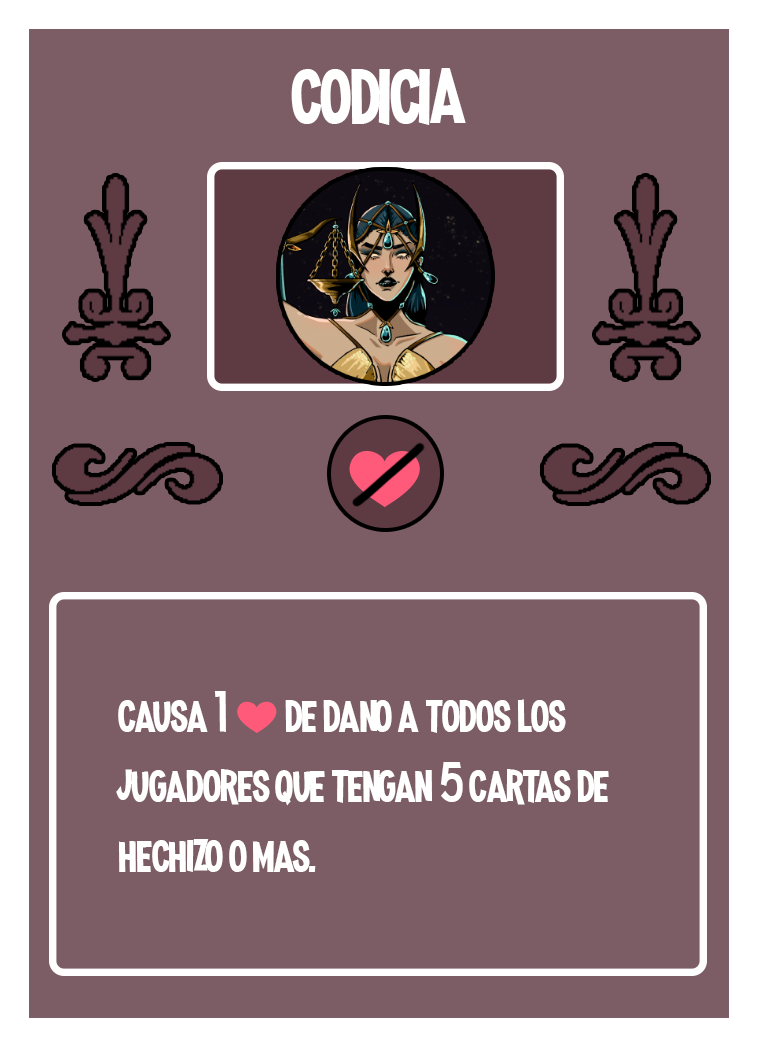
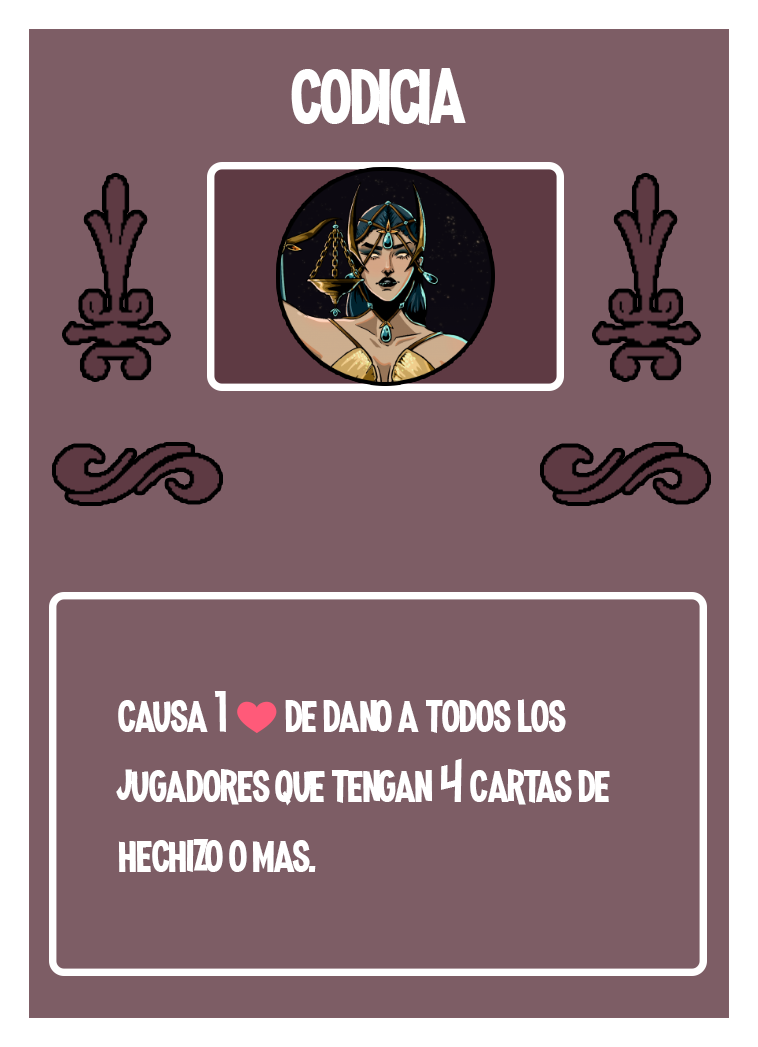
The second (758, 1047) image is a revision of the first. Changes to its layers:
removed layer "Capa 8" over 349, 441, 426, 508
renamed "causa 1 ❤️ de dano a todos los jugadores que tengan 5 cartas de" to "causa 1 ❤️ de dano a todos los jugadores que tengan 4 cartas de", painted on it over 440, 758, 610, 805
removed layer "Elipse 1 copia 2" from group "PLANTILLA_SIN_CUADRICULA" over 331, 419, 440, 528